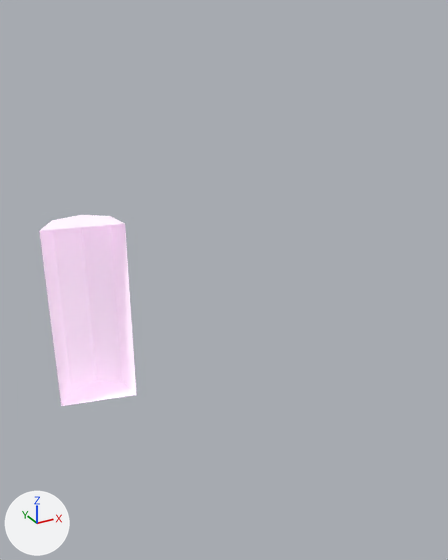
The glTF model models/jauge.glb, before and after one commit.
Camera for both pictures: a 50 mm lens placed at (-7.78, -8.35, 1.99), pointed at (-6.71, -6.41, 1.02). Lighting does not change. The marker at lower left points along +X, +Y and +Z. Vertices at the same position are counted once.

Before the edit, the objects in view are built like this:
```python
mat_emissive = principled_material('emissive')
mat_emissive.base_color = (1.0, 1.0, 1.0)  # white #ffffff
mat_emissive.metallic = 1.0
mat_emissive.roughness = 1.0
mat_emissive.emission_color = (0.252, 0.127, 0.243)  # purple #8a6487
mat_emissive.emission_strength = 1.0
me_cylinder_329 = bpy.data.meshes.new('Cylinder.329')
me_cylinder_329.from_pydata(...)  # 10 vertices, 14 faces; spans x -1.0..1.0, y 0.0..1.0, z -1.0..1.0
me_cylinder_329.materials.append(mat_emissive)  # white #ffffff
ob_jauderemplie = bpy.data.objects.new('jauderemplie', me_cylinder_329)
ob_jauderemplie.location = (-7.158, -6.103, 0.82)
ob_jauderemplie.rotation_euler = (0.0, 0.0, -0.239)  # degrees (0, 0, -14)
ob_jauderemplie.scale = (0.161, 0.161, 0.396)
```
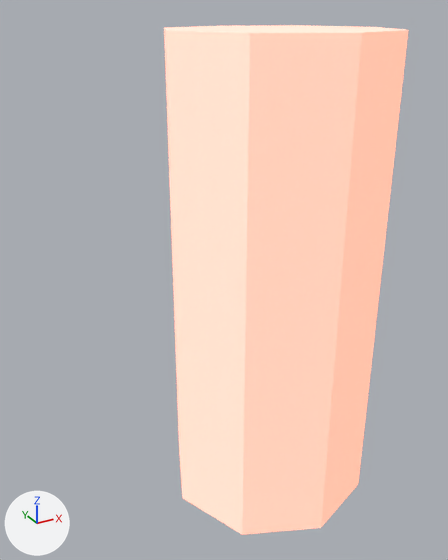
Changed parts and their boxes [x1, y1, x2, y2] in the pictures (448 x 560 px):
'jauderemplie', recoloured, reshaped, moved, rescaled, turned
    before: [40, 215, 136, 406]
    after: [164, 25, 408, 535]

Edits to the bpy script that builds the scene:
```text
Change mat_emissive:
    mat_emissive.emission_color: (0.252, 0.127, 0.243) -> (1.0, 0.144, 0.0)  # purple #896487 -> orange #ff6a00
Change me_cylinder_329:
    used by ob_jauderemplie; location = (-7.158, -6.103, 0.82); rotation_euler = (0.0, 0.0, -0.239), in degrees (0, 0, -14); scale = (0.161, 0.161, 0.396)
    remove me_cylinder_329.from_pydata(...)  # 10 vertices, 14 faces; spans x -1.0..1.0, y 0.0..1.0, z -1.0..1.0
    add me_cylinder_329.from_pydata(...)  # 16 vertices, 28 faces; spans x -1.0..1.0, y -1.0..1.0, z -1.0..0.22
    me_cylinder_329 part 1
    5 vertices are removed from x -1.0..1.0, y 0.0..1.0, z 1.0
    11 faces are deleted
    6 vertices are added at (0.71, -0.71, -1.0), (0.0, -1.0, -1.0), (-0.71, -0.71, -1.0), (0.71, -0.71, 0.22), (0.0, -1.0, 0.22), (-0.71, -0.71, 0.22)
    5 new vertices lie (0.0, 0.0, 1.22) away from vertices in x -1.0..1.0, y 0.0..1.0, z -1.0
    25 new faces join them
Change ob_jauderemplie:
    ob_jauderemplie.rotation_euler: (0.0, 0.0, -0.239) -> (0.0, 0.0, 0.0)  # degrees (0, 0, -14) -> degrees (0, 0, 0)
    ob_jauderemplie.location: (-7.158, -6.103, 0.82) -> (-6.526, -6.466, 1.59)
    ob_jauderemplie.scale: (0.161, 0.161, 0.396) -> (0.416, 0.416, 1.52)
```
